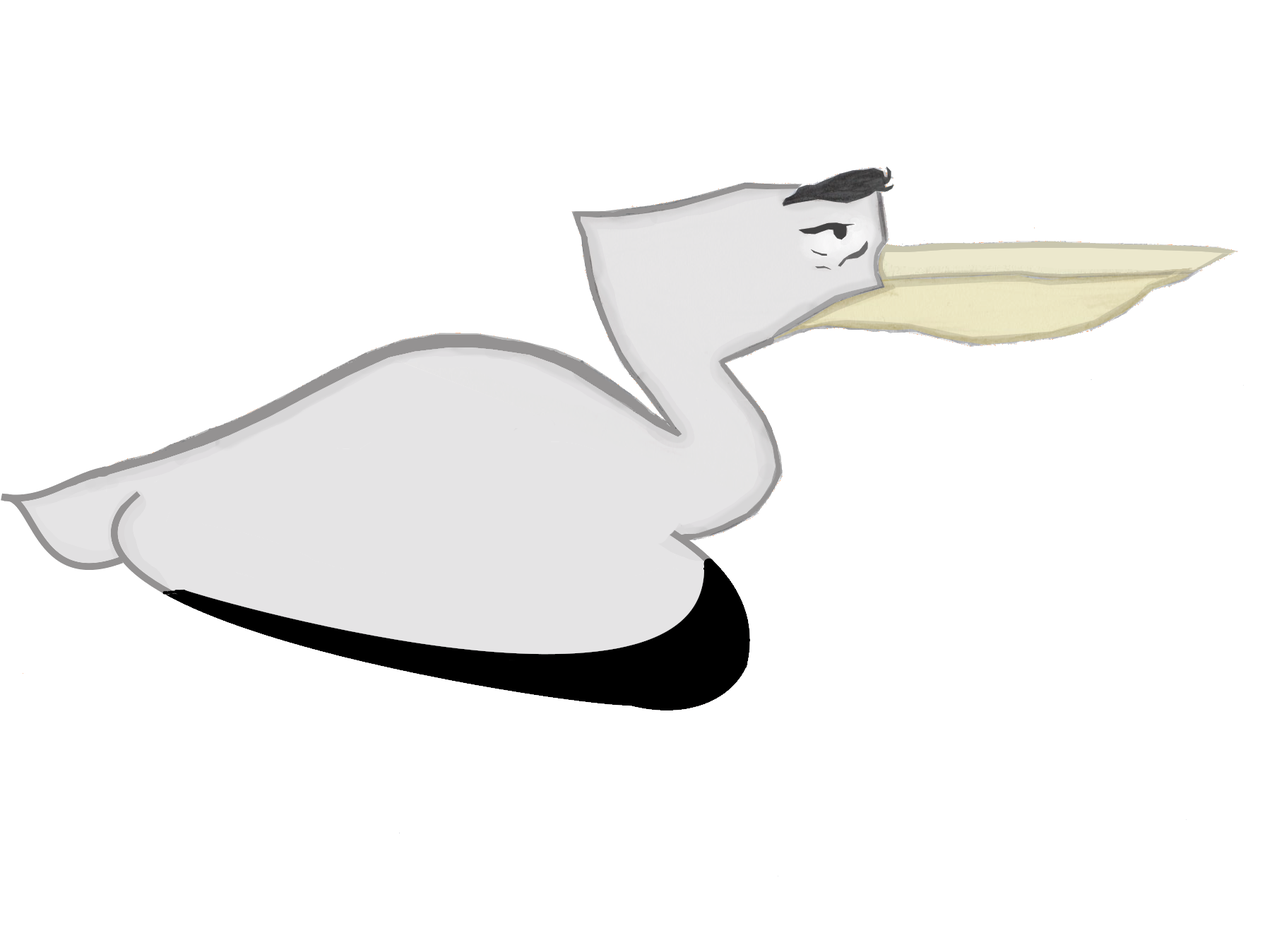
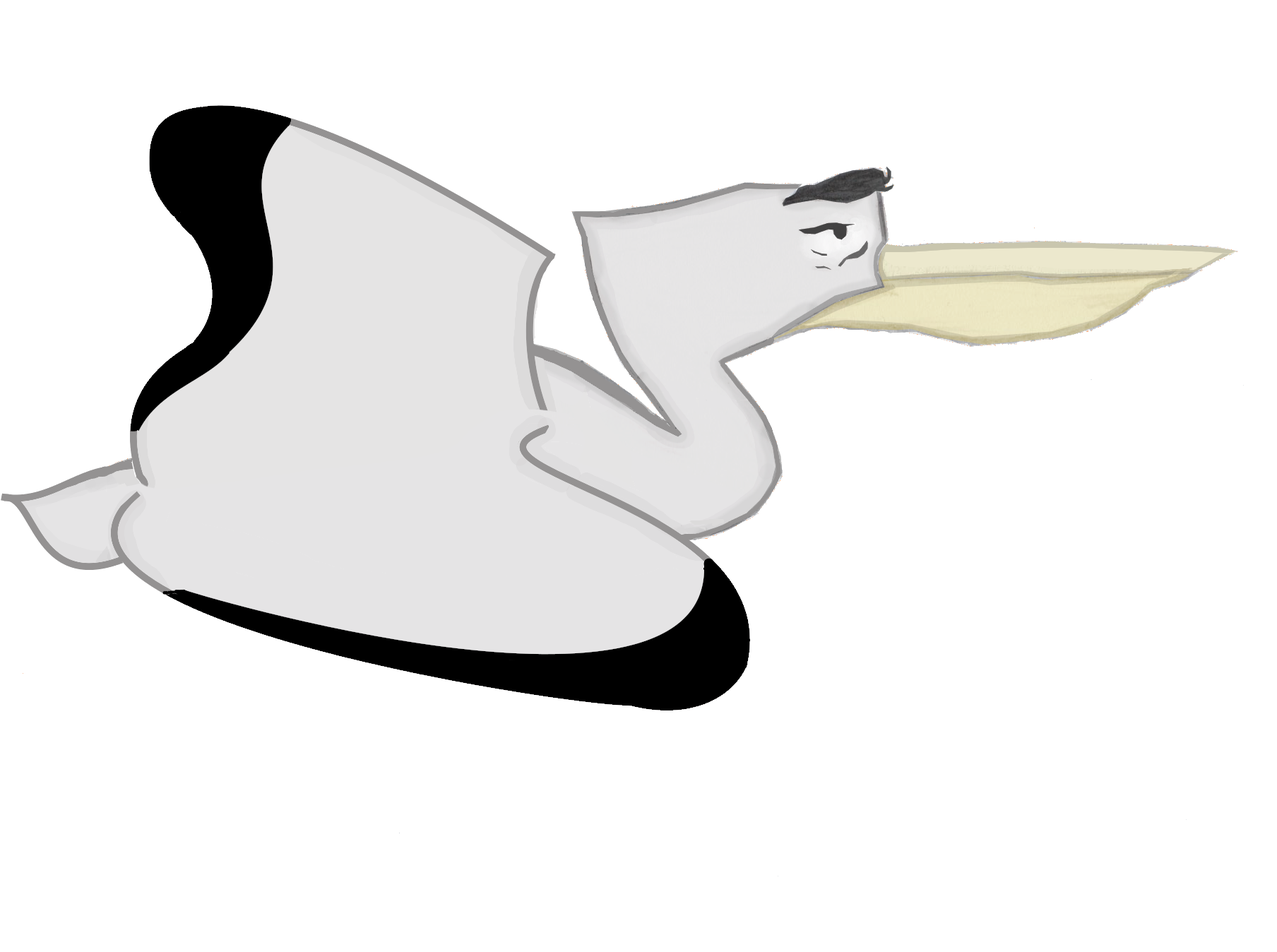
Layer changes from the first 1277 × 952 image to the second:
added layer "WingDown" above "WingUp" over [left=95, top=227, right=724, bottom=563]
added layer "WingUp" above "Body.png" over [left=95, top=105, right=724, bottom=563]
painted on "Body.png" over [left=95, top=149, right=724, bottom=563]
showed "Base.png" over [left=95, top=166, right=724, bottom=563]
